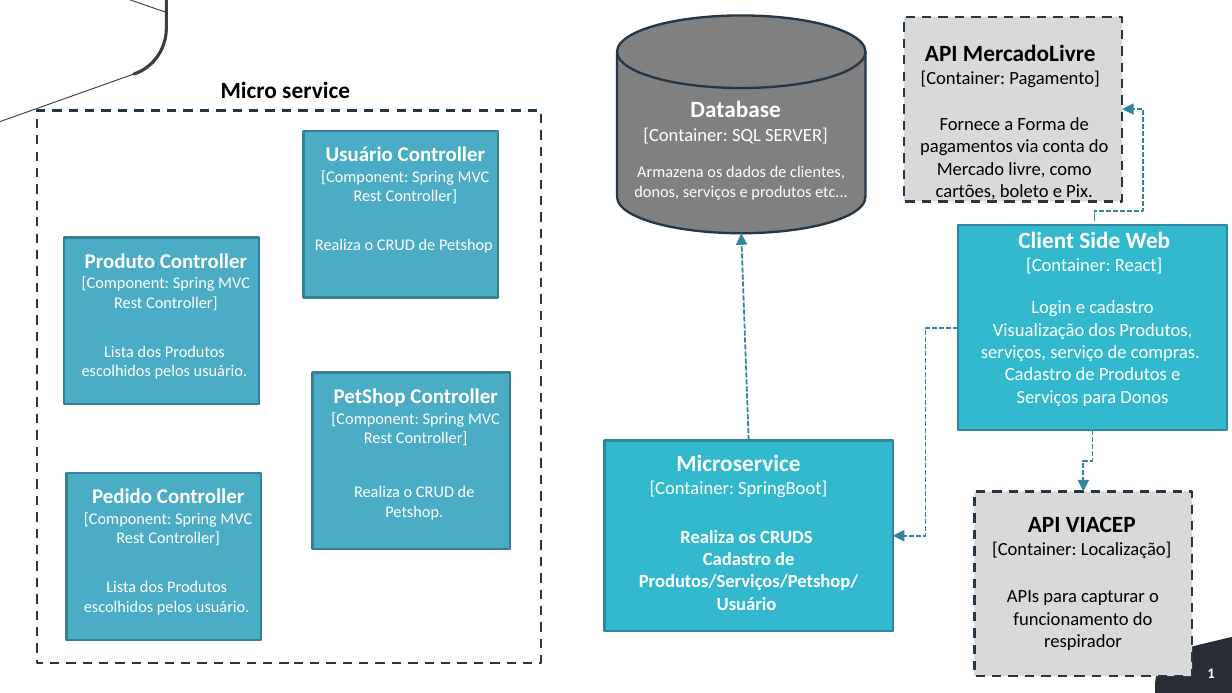
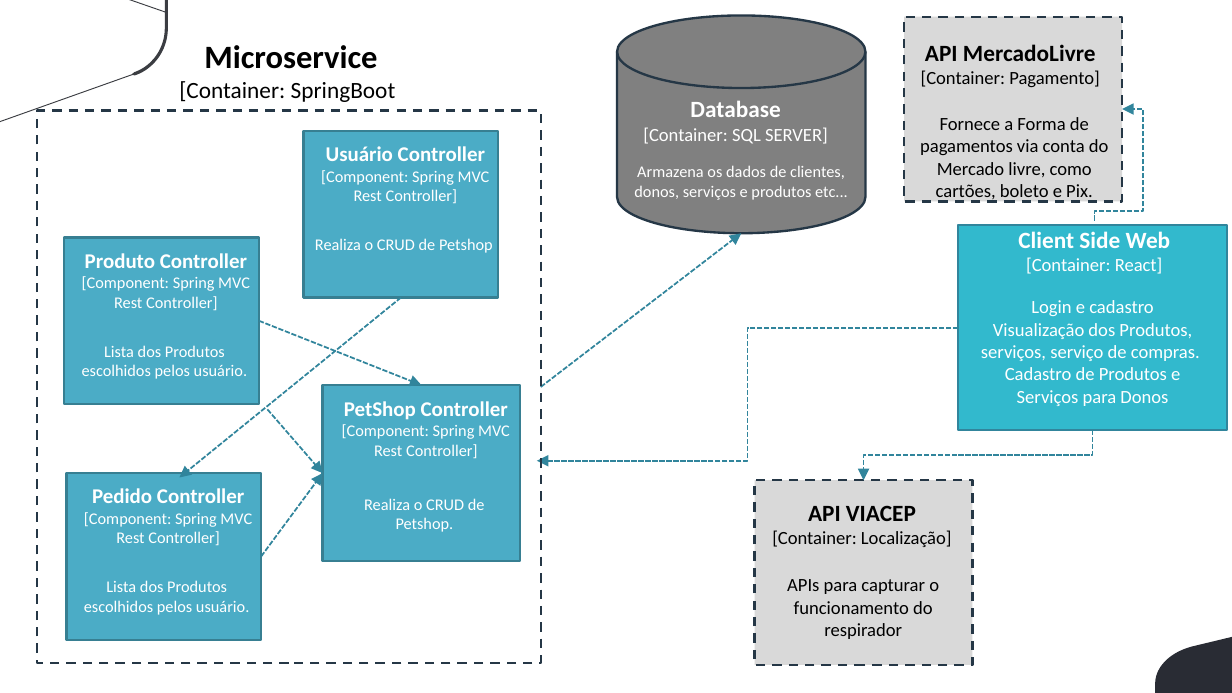
Before and after one commit to NicolasRuiz10/BandTec-3ADSA-2021-2, a slide deck: slide 1 of Documentos/Diagrama de Solucao de Software.pptx. Drawn at 1232x693 pixels with LibreOffice and Linux fonts; fonts in the diff are those of the drawing; background and template pictures are left out. Boxes give left, top, right and bottom in pixels: in the first picture for what was removed or moved away, otherwise in the second. Text is boxed around its words. In the diff, an @@ line names an element or a change of style, - is before the commit and + after.

```diff
--- a/Documentos/Diagrama de Solucao de Software.pptx
+++ b/Documentos/Diagrama de Solucao de Software.pptx
@@ text "Microservice": place and size @@
-text "Microservice" at [650, 454, 827, 497]
+text "Microservice" at [179, 45, 403, 102]
@@ text "Microservice" at [179, 45, 403, 102]: size 20 to 28 pt in "Microservice"; text colour #FFFFFF to #000000; size 16 to 20 pt in "[Container: SpringBoot]" @@
@@ text removed at [221, 81, 350, 98] @@
-Micro service
@@ arrow moved from (748, 441) - (742, 233) to (541, 387) - (742, 233) @@
@@ arrow added from (401, 298) to (179, 478), #31859C 1.5 pt dashed @@
@@ arrow added from (259, 321) to (422, 385), #31859C 1.5 pt dashed @@
@@ elbow arrow moved from (958, 328) - (893, 536) to (958, 328) - (537, 461) @@
@@ 2 texts, 1 rectangle: place and size @@
-2 texts, 1 rectangle at [313, 373, 510, 549]
+2 texts, 1 rectangle at [323, 385, 520, 561]
@@ arrow added from (267, 409) to (323, 474), #31859C 1.5 pt dashed @@
@@ rectangle removed at [605, 441, 893, 631] @@
@@ elbow arrow moved from (1093, 430) - (1084, 491) to (1093, 430) - (864, 480) @@
@@ arrow added from (261, 556) to (323, 474), #31859C 1.5 pt dashed @@
@@ 2 texts, 1 page number, 1 rectangle: place and size @@
-2 texts, 1 page number, 1 rectangle at [975, 491, 1214, 678]
+2 texts, 1 page number, 1 rectangle at [755, 480, 997, 671]
@@ text removed at [639, 530, 858, 610] @@
-Realiza os CRUDS
-Cadastro de Produtos/Serviços/Petshop/Usuário
```
Also in this commit, not shown: 25 other files.
